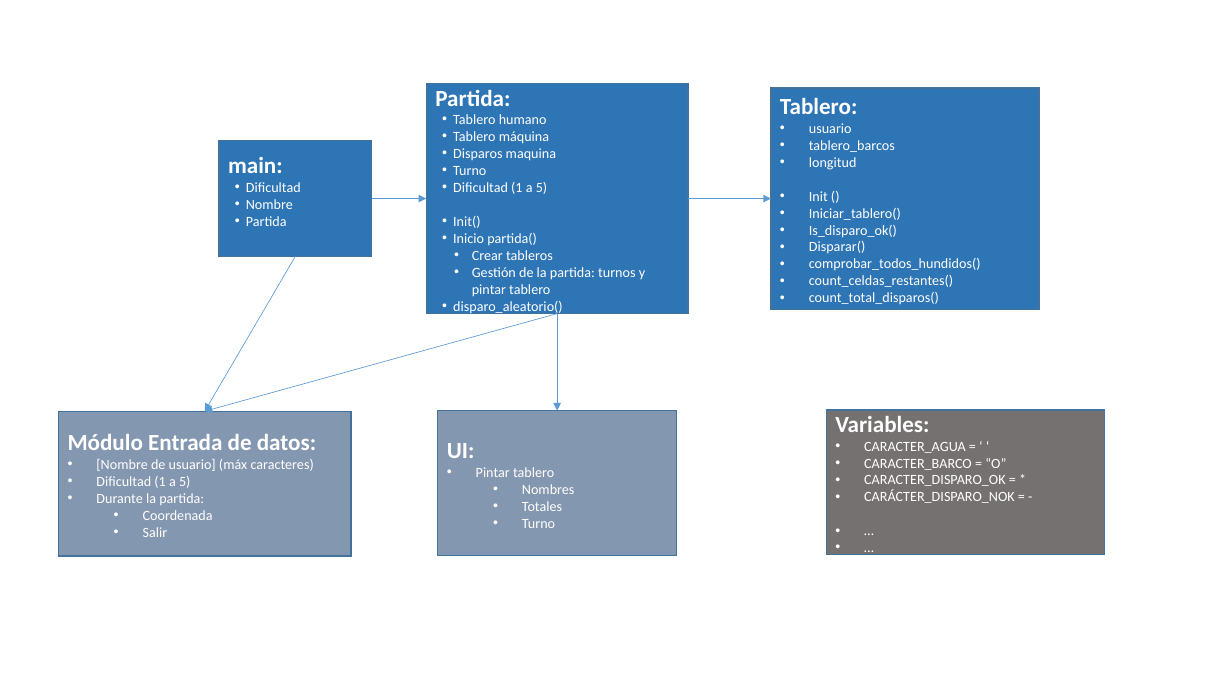
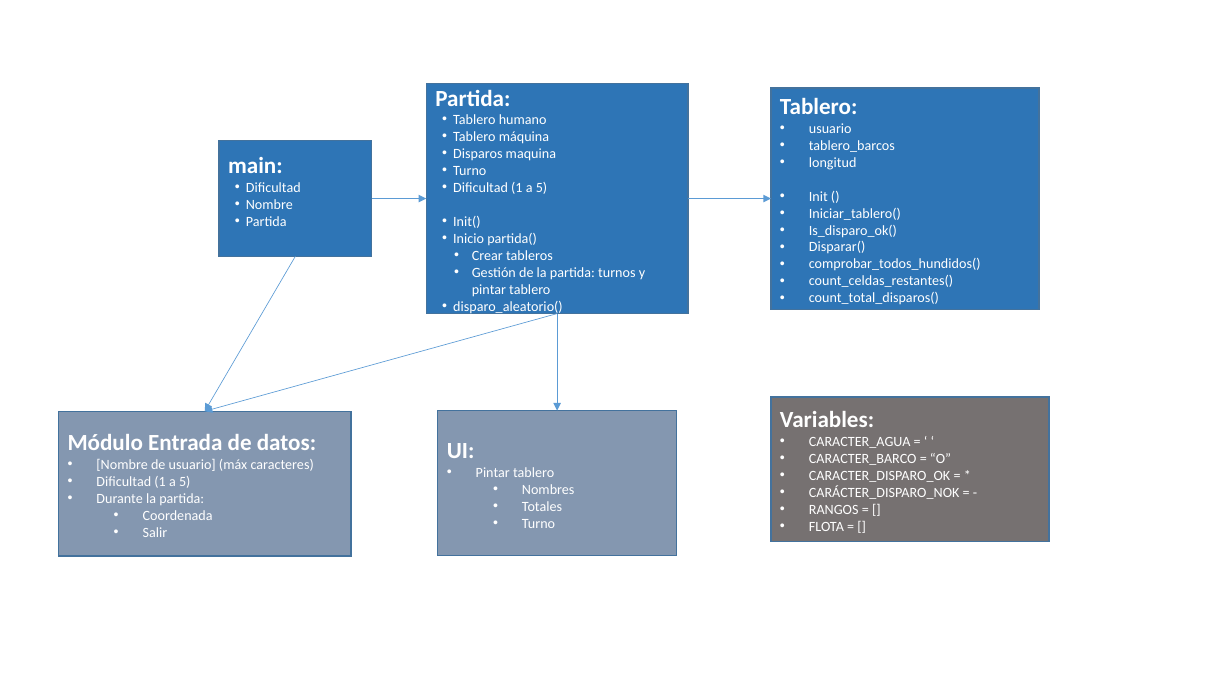
Before and after one commit to mPuchadesdo/Team-Challenge---Team-Victory, a slide deck: slide 1 of Documentacion/JBC/HUNDIR LA FLOTA - ANÁLIISIS.pptx. Drawn at 1232x693 pixels with LibreOffice and Linux fonts; fonts in the diff are those of the drawing. Boxes give left, top, right and bottom in pixels: in the first picture for what was removed or moved away, otherwise in the second. Text is boxed around its words. In the diff, an @@ line names an element or a change of style, - is before the commit and + after.

```diff
--- a/Documentacion/JBC/HUNDIR LA FLOTA - ANÁLIISIS.pptx
+++ b/Documentacion/JBC/HUNDIR LA FLOTA - ANÁLIISIS.pptx
@@ rectangle "Variables:": place and size @@
-rectangle "Variables:" at <box>826,410,1104,555</box>
+rectangle "Variables:" at <box>771,397,1049,543</box>
@@ text in rectangle at <box>809,505,859,531</box>: text changed @@
-• …
-• …
+• RANGOS = []
+• FLOTA = []
```
